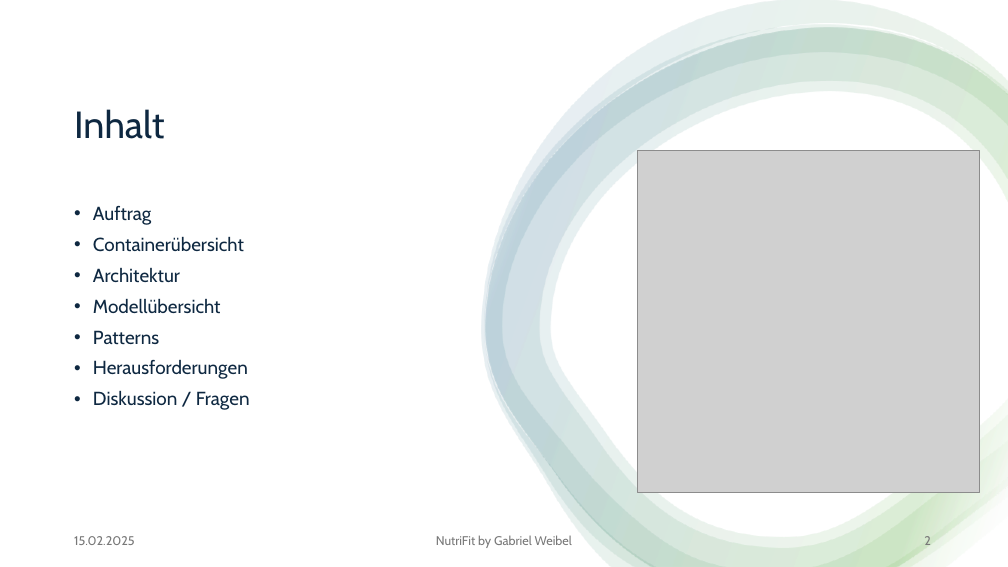
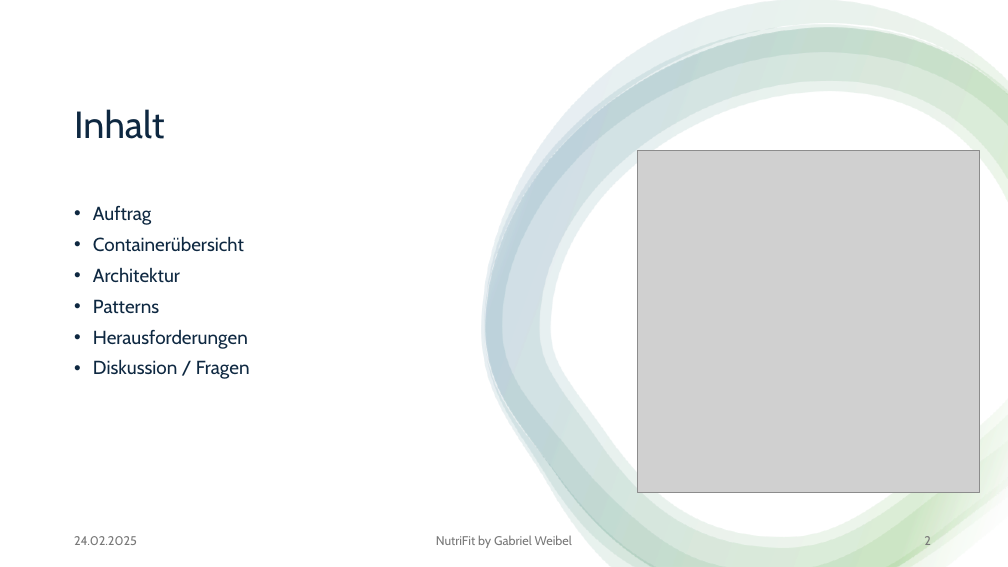
Before and after one commit to gaweCodes/NutriFit, a slide deck: slide 2 of docs/Vorstellung_NutriFit.pptx. Drawn at 1008x567 pixels with LibreOffice and Linux fonts; fonts in the diff are those of the drawing; grey boxes stand for pictures. Boxes give left, top, right and bottom in pixels: in the first picture for what was removed or moved away, otherwise in the second. Text is boxed around its words. In the diff, an @@ line names an element or a change of style, - is before the commit and + after.

```diff
--- a/docs/Vorstellung_NutriFit.pptx
+++ b/docs/Vorstellung_NutriFit.pptx
@@ text at bbox=[93, 298, 221, 314]: paragraph removed @@
-• Modellübersicht
@@ text at bbox=[74, 536, 137, 545]: text changed @@
-15.02.2025
+24.02.2025
```
Also in this commit, not shown: 7 other slides changed, 1 slide removed, 1 other file.
